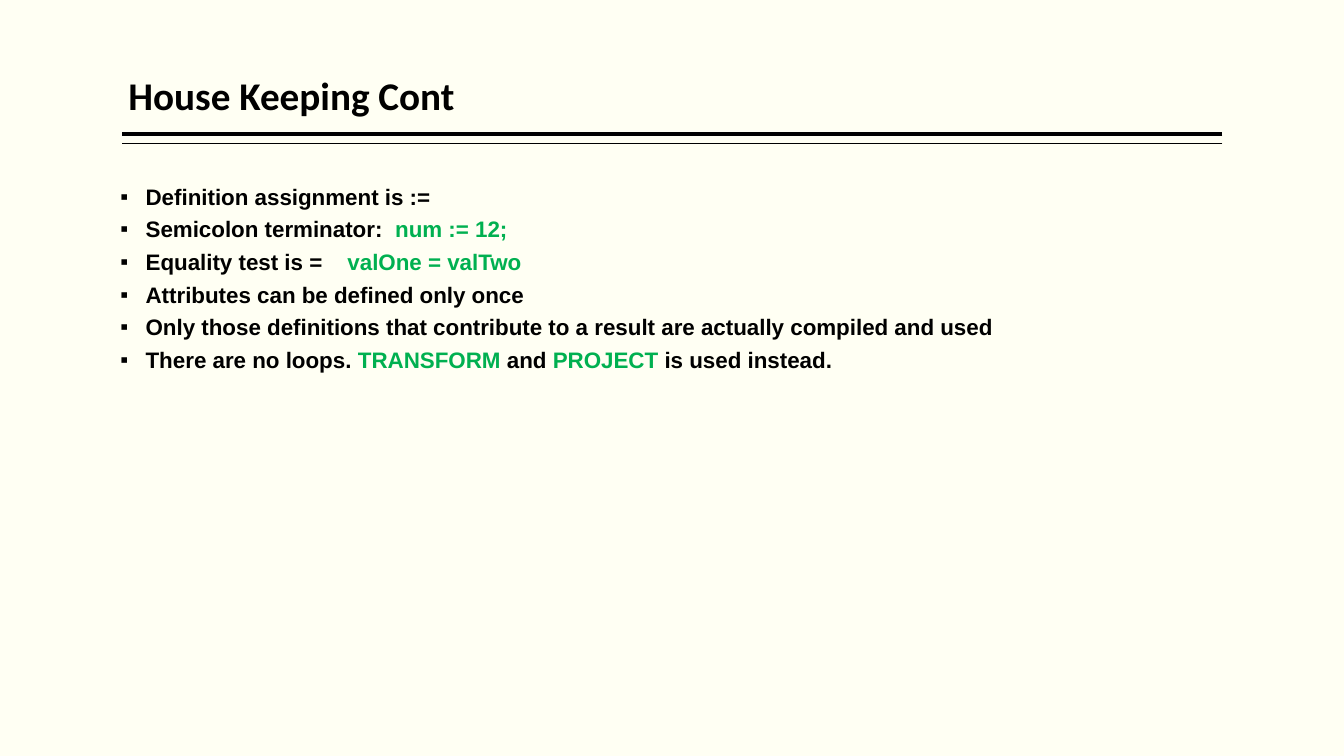
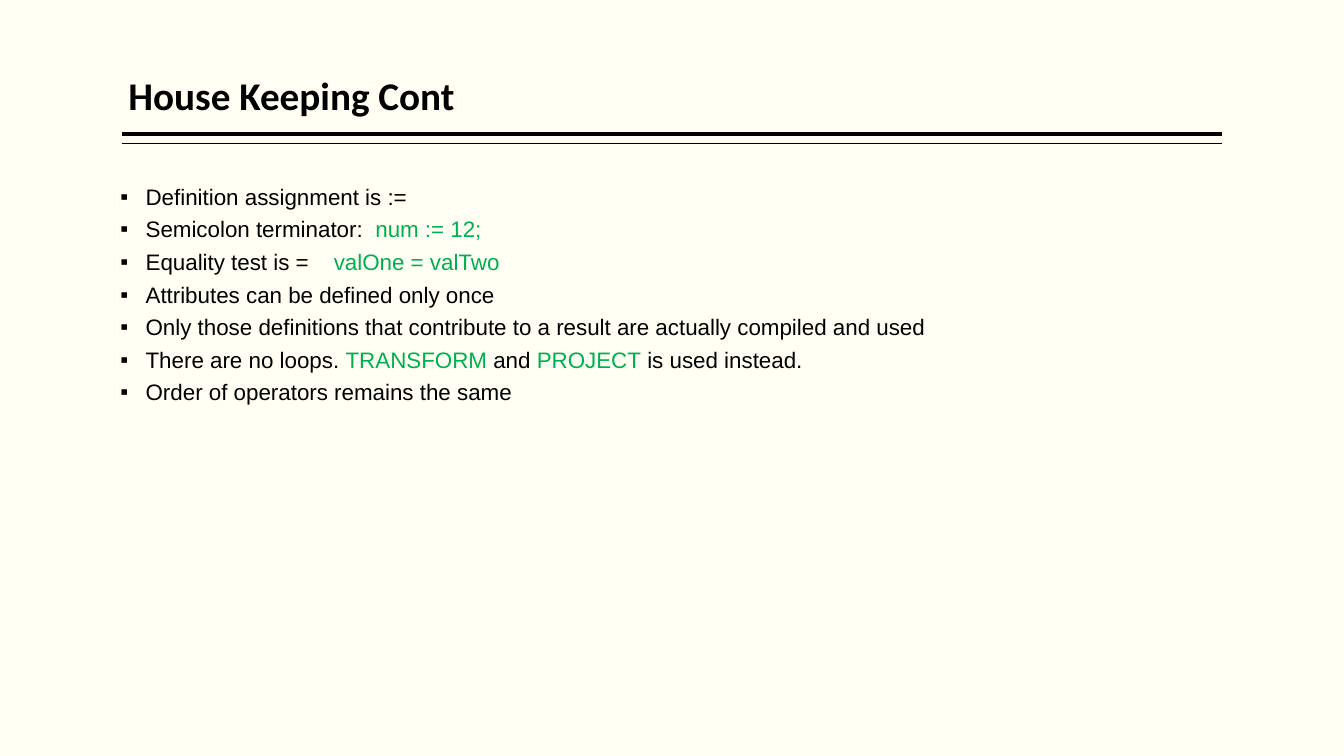
Before and after one commit to hpccsystems-solutions-lab/NCF-2021, a slide deck: slide 24 of BigData-ECL-NCF2021.pptx (slide 19 before the commit). Drawn at 1344x756 pixels with LibreOffice and Linux fonts; fonts in the diff are those of the drawing. Boxes give left, top, right and bottom in pixels: in the first picture for what was removed or moved away, otherwise in the second. Text is boxed around its words. In the diff, an @@ line names an element or a change of style, - is before the commit and + after.

```diff
--- a/BigData-ECL-NCF2021.pptx
+++ b/BigData-ECL-NCF2021.pptx
@@ text at <box>146,188,924,373</box>: bold off in "Definition assignment is :=", "Semicolon terminator: num := 12;", "Equality test is = valOne = valTwo", "Attributes can be defined only once" and 2 more places @@
@@ text at <box>146,383,512,405</box>: paragraph added @@
+  ▪ Order of operators remains the same
```
Also in this commit, not shown: 10 other slides changed, 7 slides added, 1 slide removed, 6 other files.
